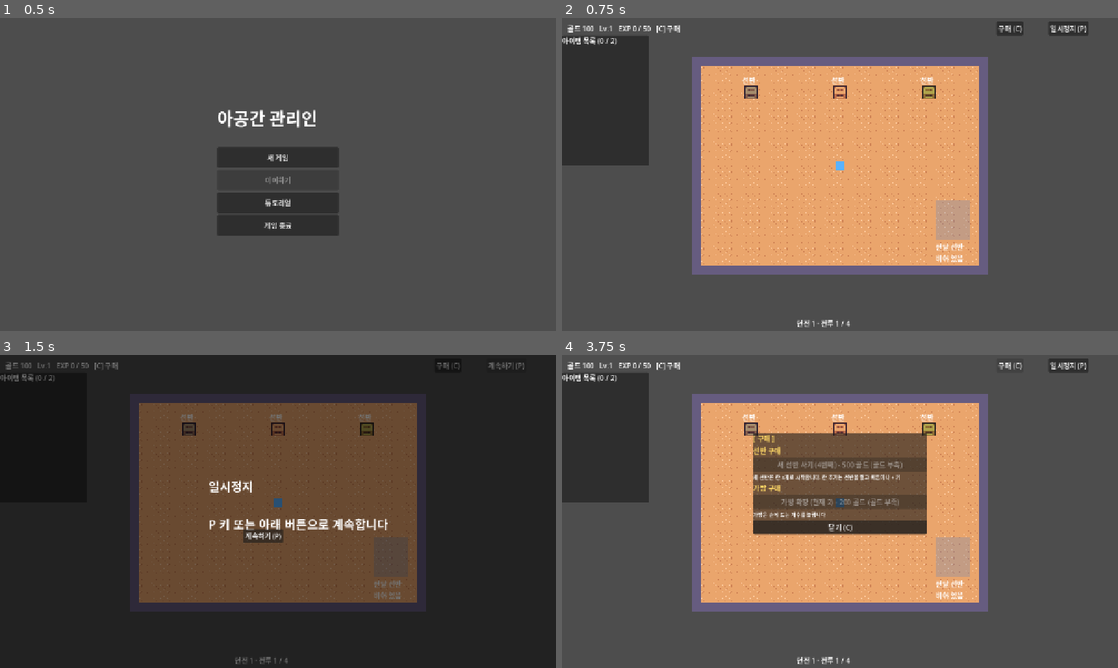
Above: before the commit, frames 1-4 (two rows, left to right).
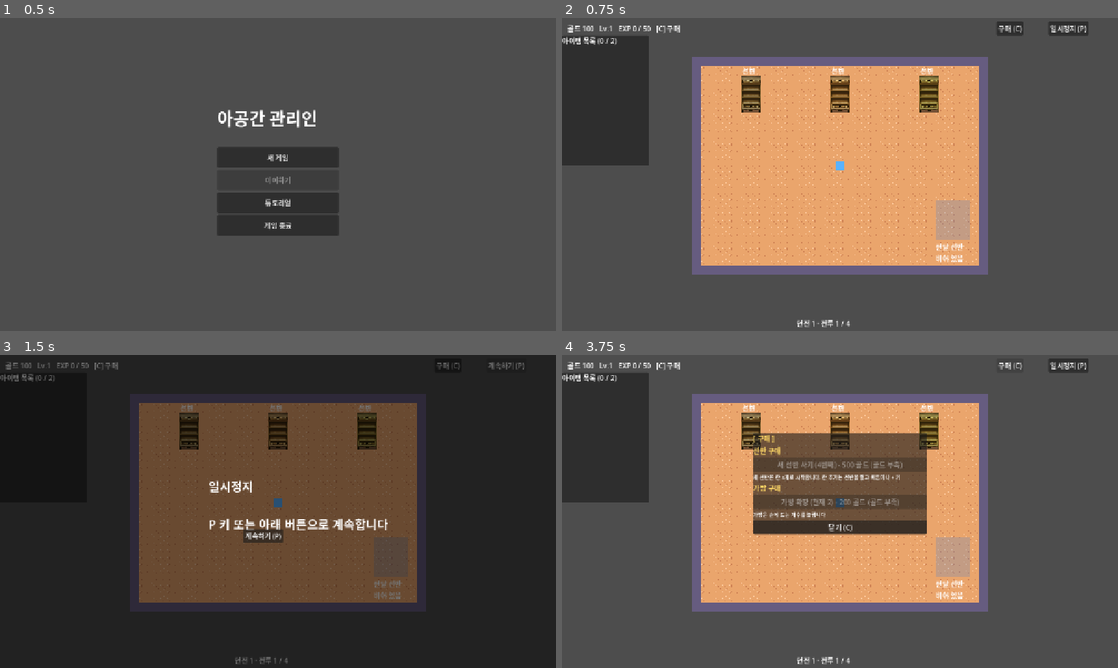
Above: after the commit, the same moments.

Repository: JaeyoungMyo/TheBetweenkeeper
Game: Godot game, scene res://scenes/main_menu.tscn
Two runs of this game, one before a commit and one after it. Both use one fixed random seed, a clock stepped at 60 frames per second and the inputs below.
Inputs:
- Up to frame 1 (0.5 s): no input
- Up to frame 2 (0.75 s): click "새 게임" at 0.5 s
- Up to frame 3 (1.5 s): click "일시정지 (P)" at 1.25 s
- Up to frame 4 (3.75 s): click "계속하기 (P)" at 2 s; click "계속하기 (P)" at 2.75 s; click "구매 (C)" at 3.5 s

Frame 1 is identical in both runs. In frame 2, 1.3% of the frame differs, in the area x 32-68%, y 16-31%; in frame 3, 1.2%; in frame 4, 1.3%.

Commit message:
선반을 칸 수별 책장 그림으로 교체하고 칸에 아이템 아이콘 표시
3칸=3단, 4칸=2단+2단, 5칸=3단+2단, 6칸=3단+3단으로 붙여 그린다.
선반 크기가 바뀌므로 충돌·바닥 금지 영역을 갱신하고 줄 간격을 넓혔다.

Co-Authored-By: Claude Haiku 5.5 <noreply@anthropic.com>

Diff:
--- a/scripts/storage/storage_facility.gd
+++ b/scripts/storage/storage_facility.gd
@@ -1,4 +1,6 @@
 # 선반 (StaticBody2D). 칸 3개, 칸당 12 (FD-U1-7). 클릭하면 선반 패널을 연다 (FR-03)
+# 그림: 칸 수에 따라 2단 · 3단 책장을 옆으로 붙인다 (3 = 3, 4 = 2+2, 5 = 3+2, 6 = 3+3)
+# 찬 칸에는 들어 있는 아이템 아이콘을 단 위에 작게 그린다
 class_name StorageFacility
 extends StaticBody2D
 
@@ -7,14 +9,27 @@
 var facility_id := ""
 ## 선반 번호 (0부터). 번호마다 색이 달라진다
 var shelf_index := 0
-var body: TextureRect
+var body: Node2D
 
 ## 선반 번호별 색 (1, 2, 3, ...)
-const TINTS := [Color(1, 1, 1), Color(0.7, 0.85, 1.0), Color(0.75, 1.0, 0.7), Color(1.0, 0.8, 0.7), Color(0.9, 0.75, 1.0), Color(1.0, 1.0, 0.7)]
-const EMPTY_TEX := preload("res://art/shelf/shelf_empty.png")
-const FULL_TEX := preload("res://art/shelf/shelf_full.png")
+const TINTS := [Color(1, 1, 1), Color(0.85, 0.92, 1.0), Color(0.88, 1.0, 0.85), Color(1.0, 0.9, 0.85), Color(0.95, 0.88, 1.0), Color(1.0, 1.0, 0.85)]
+const SHEET := preload("res://art/shelf/shelf_sheet.png")
+## 시트 안 책장 영역: 2단, 3단 (너비 48)
+const PIECE_RECTS := {2: Rect2(216, 92, 48, 70), 3: Rect2(120, 77, 48, 85)}
+## 칸 수별 조합 (왼쪽 → 오른쪽)
+const COMBOS := {1: [2], 2: [2], 3: [3], 4: [2, 2], 5: [3, 2], 6: [3, 3]}
+const PIECE_W := 48.0
+## 단 안쪽: 첫 단 위쪽 y, 단 간격, 단 높이, 좌우 여백
+const TIER_TOP := 22.0
+const TIER_STEP := 15.0
+const TIER_H := 12.0
+const TIER_PAD := 6.0
+const ICON_SIZE := 10.0
+## 선반 바닥선은 position.y + FOOT 에 맞춘다 (칸 수가 바뀌어도 바닥은 그대로)
+const FOOT := 42.0
 
-const SIZE := Vector2(32, 32)
+var _shape: RectangleShape2D
+var _icons: Array = []
 
 
 func _ready() -> void:
@@ -24,42 +39,102 @@
 		data.display_name = "선반"
 	state = FacilityState.new(facility_id if facility_id != "" else data.facility_id, data.slot_count, data.slot_weight_limit)
 	var shape := CollisionShape2D.new()
-	var rect := RectangleShape2D.new()
-	rect.size = SIZE
-	shape.shape = rect
+	_shape = RectangleShape2D.new()
+	shape.shape = _shape
 	add_child(shape)
-	body = TextureRect.new()
-	body.stretch_mode = TextureRect.STRETCH_SCALE
-	body.expand_mode = TextureRect.EXPAND_IGNORE_SIZE
+	body = Node2D.new()
 	body.texture_filter = CanvasItem.TEXTURE_FILTER_NEAREST
-	body.size = SIZE
-	body.position = -SIZE / 2
-	body.mouse_filter = Control.MOUSE_FILTER_IGNORE
 	add_child(body)
-	refresh_look()
 	var label := Label.new()
+	label.name = "ShelfLabel"
 	label.text = data.display_name
-	label.position = Vector2(-20, -40)
 	label.mouse_filter = Control.MOUSE_FILTER_IGNORE
 	add_child(label)
+	refresh_look()
+
+
+func combo() -> Array:
+	return COMBOS[clampi(state.slot_count, 1, 6)]
+
+
+## 현재 칸 수에서 그림 크기
+func size() -> Vector2:
+	var h := 0.0
+	for tiers in combo():
+		h = maxf(h, (PIECE_RECTS[tiers] as Rect2).size.y)
+	return Vector2(PIECE_W * combo().size(), h)
 
 
 func bounds() -> Rect2:
-	return Rect2(global_position - SIZE / 2, SIZE)
+	var sz := size()
+	return Rect2(global_position + Vector2(-sz.x / 2, FOOT - sz.y), sz)
 
 
 func hit(point: Vector2) -> bool:
 	return bounds().has_point(point)
 
 
-## 빈 선반과 아이템이 있는 선반의 그림을 다르게 보여 준다 (번호별 색)
+## 칸 번호 → 그림 안 단 영역 (로컬 좌표). 왼쪽 책장의 위 단부터 차례로 센다
+func tier_rect(slot: int) -> Rect2:
+	var sz := size()
+	var left := -sz.x / 2
+	var n := slot
+	var col := 0
+	for tiers in combo():
+		if n < tiers:
+			var top: float = FOOT - (PIECE_RECTS[tiers] as Rect2).size.y
+			return Rect2(left + col * PIECE_W + TIER_PAD, top + TIER_TOP + n * TIER_STEP, PIECE_W - TIER_PAD * 2, TIER_H)
+		n -= tiers
+		col += 1
+	return Rect2()
+
+
+## 칸 수에 맞는 책장 그림과 칸별 아이템 아이콘을 다시 그린다 (번호별 색)
 func refresh_look() -> void:
 	if body == null or state == null:
 		return
-	var shown := 0
-	for ids in state.slot_items:
-		shown += ids.size()
-	body.texture = FULL_TEX if shown > 0 else EMPTY_TEX
+	for c in body.get_children():
+		c.queue_free()
+	var sz := size()
+	_shape.size = sz
+	(get_child(0) as CollisionShape2D).position = Vector2(0, FOOT - sz.y / 2)
 	body.modulate = TINTS[shelf_index % TINTS.size()]
-	body.size = SIZE
-	body.position = -SIZE / 2
+	var x := -sz.x / 2
+	for tiers in combo():
+		var piece := Sprite2D.new()
+		var atlas := AtlasTexture.new()
+		atlas.atlas = SHEET
+		atlas.region = PIECE_RECTS[tiers]
+		piece.texture = atlas
+		piece.centered = false
+		piece.position = Vector2(x, FOOT - atlas.region.size.y)
+		body.add_child(piece)
+		x += PIECE_W
+	_draw_contents()
+	var label := get_node_or_null("ShelfLabel") as Label
+	if label:
+		label.position = Vector2(-20, FOOT - sz.y - 22)
+
+
+## 찬 칸: 들어 있는 아이템 아이콘을 단 위에 나란히 (넘치면 겹쳐서) 놓는다
+func _draw_contents() -> void:
+	for slot in state.slot_count:
+		var ids: Array = state.slot_items[slot]
+		if ids.is_empty():
+			continue
+		var r := tier_rect(slot)
+		var step := minf(ICON_SIZE, (r.size.x - ICON_SIZE) / maxf(1, ids.size() - 1))
+		for k in ids.size():
+			var item: ItemInstance = ItemManager.items.get(ids[k])
+			if item == null:
+				continue
+			var tex: Texture2D = item.data.icon()
+			if tex == null:
+				continue
+			var icon := Sprite2D.new()
+			icon.texture = tex
+			icon.centered = false
+			icon.scale = Vector2.ONE * ICON_SIZE / tex.get_size().x
+			icon.position = Vector2(r.position.x + k * step, r.end.y - ICON_SIZE)
+			icon.modulate = Color(1, 1, 1) / body.modulate  # 아이콘은 선반 색에 물들지 않게
+			body.add_child(icon)
--- a/scripts/storage/storage_room.gd
+++ b/scripts/storage/storage_room.gd
@@ -6,7 +6,8 @@
 const ROOM := Rect2(320, 110, 640, 460)
 const START_SHELVES := 3
 ## 선반 최대 6개 (economy.json 의 선반 가격 5단계 + 기본 1개)
-const SHELF_POSITIONS := [Vector2(640, 171), Vector2(435, 171), Vector2(845, 171), Vector2(435, 324), Vector2(640, 324), Vector2(845, 324)]
+## 선반 그림은 최대 96 x 85 (6칸). 위치는 선반 바닥선 중심보다 42 위. 줄 사이에 서서 지나갈 공간을 둔다
+const SHELF_POSITIONS := [Vector2(640, 175), Vector2(435, 175), Vector2(845, 175), Vector2(435, 365), Vector2(640, 365), Vector2(845, 365)]
 
 var player: PlayerController
 ## 마지막으로 다가간 선반
@@ -446,9 +447,11 @@
 
 
 func _refresh() -> void:
+	ItemManager.floor_blocked = []
 	for i in shelves.size():
 		shelves[i].shelf_index = i
 		shelves[i].refresh_look()
+		ItemManager.floor_blocked.append(shelves[i].bounds())
 	list_panel.refresh(ItemManager.carried_items(), ItemManager.capacity())
 	if shelf_panel.visible:
 		open_panel()
Binary file added: art/shelf/shelf_sheet.png
Not shown, added: art/shelf/shelf_sheet.png.import
